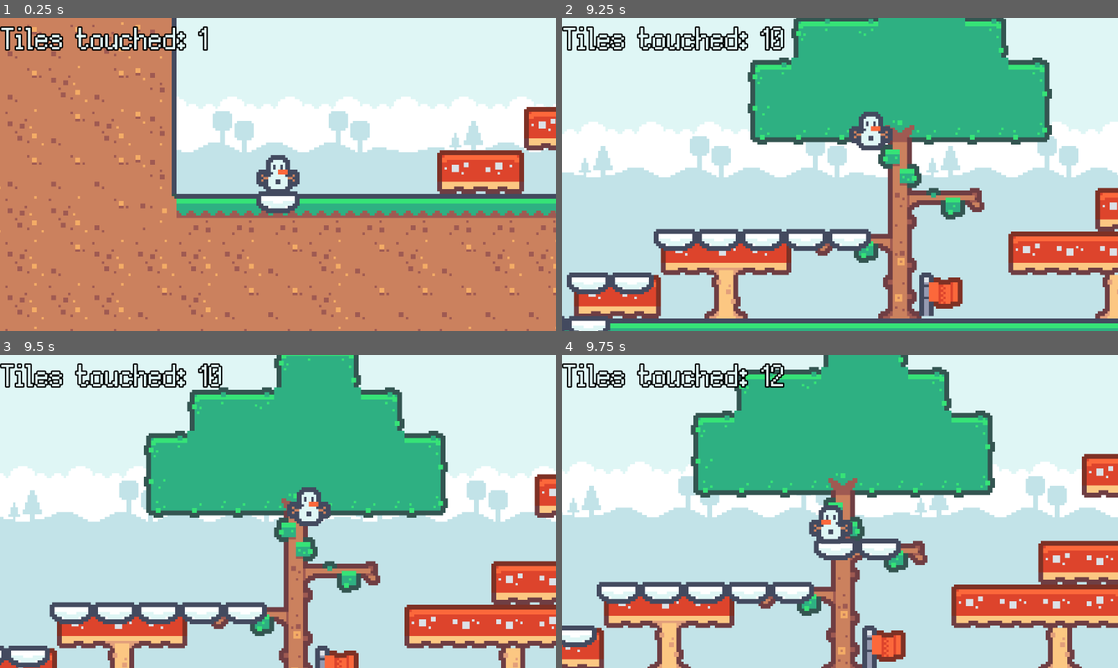
Above: before the commit, frames 1-4 (two rows, left to right).
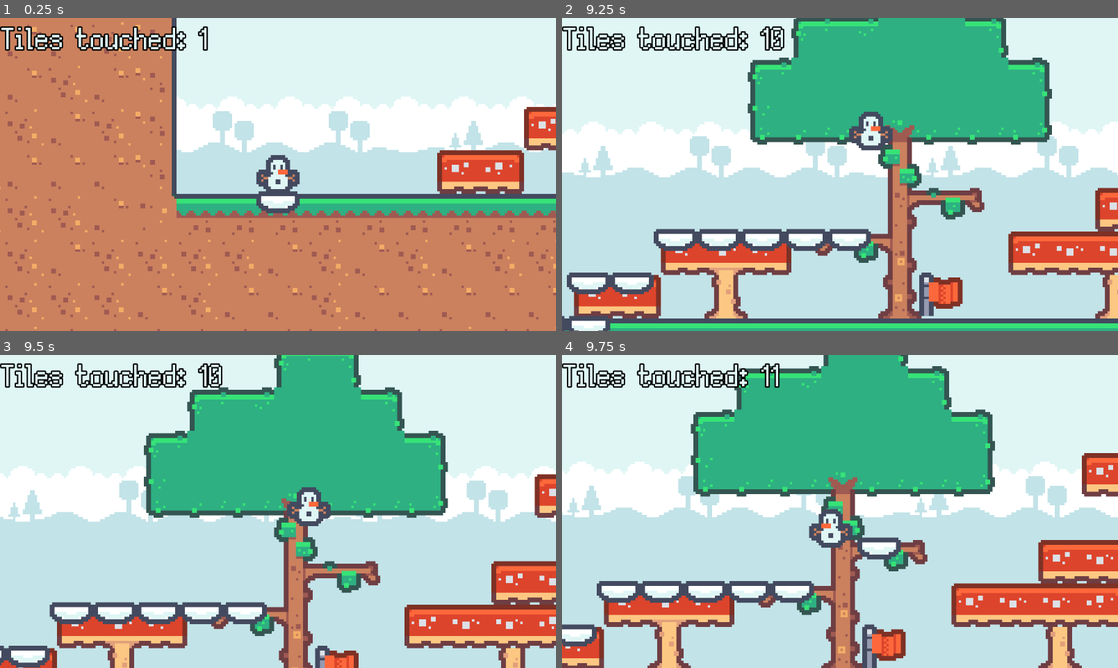
Above: after the commit, the same moments.

Repository: Loekiboy/snowman_the_game
Game: Godot game, scene res://main.tscn
The game is run twice, just before and just after one commit, with the same random seed, the same clock (stepped at 60 frames per second) and the same inputs.
Inputs:
- Up to frame 1 (0.25 s): no input
- Up to frame 2 (9.25 s): tap Enter (ui_accept) at 0.5, 0.77, 1.52, 3.02, 3.77, 4.52, 6.02, 6.77, 7.52, 9.02 s; hold Right (ui_right) 0.53-2.03 s; tap Alt every 1.5 s from 0.6 to 8.1 s; tap Shift every 1.5 s from 1.35 to 8.85 s; hold Left (ui_left) 2.03-2.78 s; hold Right (ui_right) 2.78-4.28 s; hold Left (ui_left) 4.28-5.03 s; hold Right (ui_right) 5.03-5.78 s; hold Left (ui_left) 5.78-7.28 s; hold Right (ui_right) from 7.28 s (still down)
- Up to frame 3 (9.5 s): keep holding Right (ui_right)
- Up to frame 4 (9.75 s): release Right (ui_right) at 9.53 s; hold Left (ui_left) from 9.53 s (still down); tap Alt at 9.6 s

Frames 1-3 are identical in both runs. In frame 4, 5.2% of the frame differs, in the area x 0-100%, y 0-100%.

Commit message:
First commit from windows

Diff:
--- a/platformer-hackclub/main.tscn
+++ b/platformer-hackclub/main.tscn
@@ -431,9 +431,6 @@
 17:5/0 = 0
 17:5/0/terrain_set = 0
 17:5/0/terrain = 3
-17:5/0/physics_layer_0/polygon_0/points = PackedVector2Array(-9, -7.8, -3, -7.8, -3, -1.7999997, -9, -1.7999997)
-17:5/0/physics_layer_0/polygon_0/one_way = true
-17:5/0/physics_layer_0/polygon_1/points = PackedVector2Array(9, -7.8, 3, -7.8, 3, -1.7999997, 9, -1.7999997)
 17:5/0/terrains_peering_bit/right_side = 3
 17:5/0/terrains_peering_bit/bottom_side = 3
 17:5/0/terrains_peering_bit/left_side = 3
@@ -518,8 +515,6 @@
 16:6/0 = 0
 16:6/0/terrain_set = 0
 16:6/0/terrain = 3
-16:6/0/physics_layer_0/polygon_0/points = PackedVector2Array(-9, -7.8, -3, -7.8, -3, -1.7999997, -9, -1.7999997)
-16:6/0/physics_layer_0/polygon_0/one_way = true
 16:6/0/terrains_peering_bit/bottom_side = 3
 16:6/0/terrains_peering_bit/left_side = 3
 16:6/0/terrains_peering_bit/top_side = 3
@@ -530,8 +525,6 @@
 18:6/0 = 0
 18:6/0/terrain_set = 0
 18:6/0/terrain = 3
-18:6/0/physics_layer_0/polygon_0/points = PackedVector2Array(9, -7.8, 3, -7.8, 3, -1.7999997, 9, -1.7999997)
-18:6/0/physics_layer_0/polygon_0/one_way = true
 18:6/0/terrains_peering_bit/right_side = 3
 18:6/0/terrains_peering_bit/bottom_side = 3
 18:6/0/terrains_peering_bit/top_side = 3
Not shown, added: platformer-hackclub/addons/godot_super-wakatime/ouch-x86_64-pc-windows-msvc.exe
Not shown, added: platformer-hackclub/addons/godot_super-wakatime/wakatime.zip
